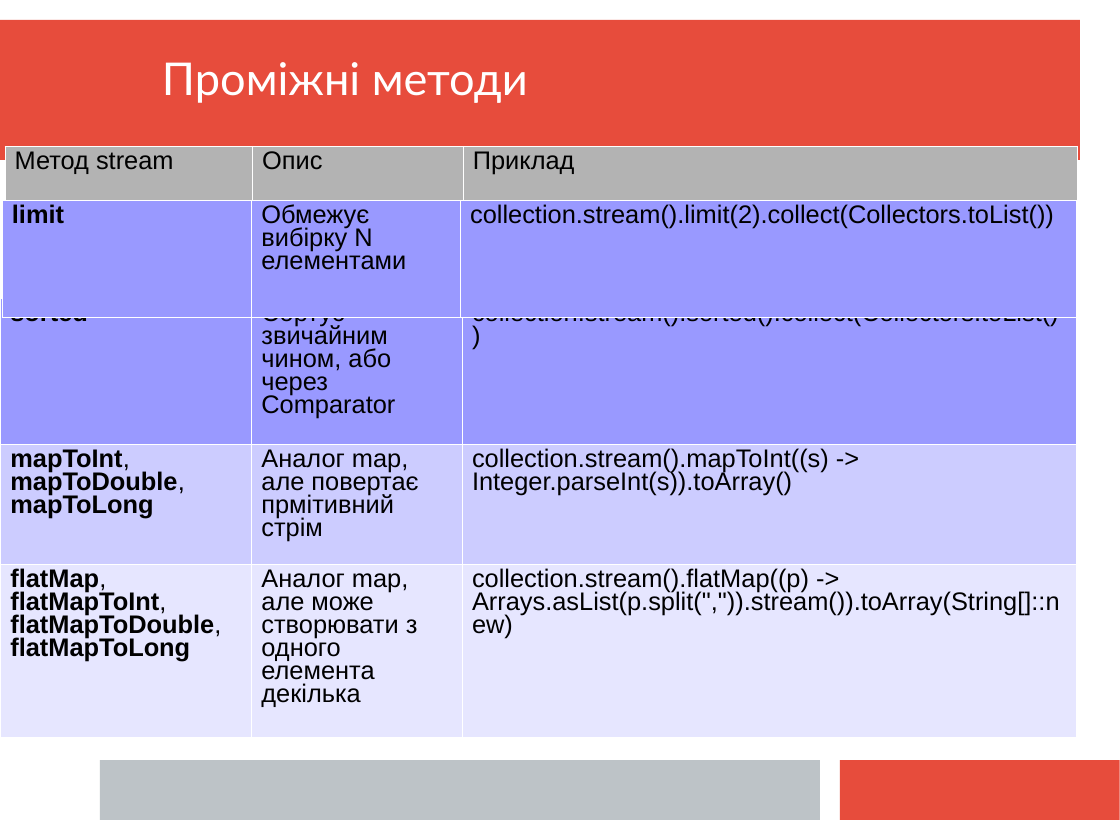
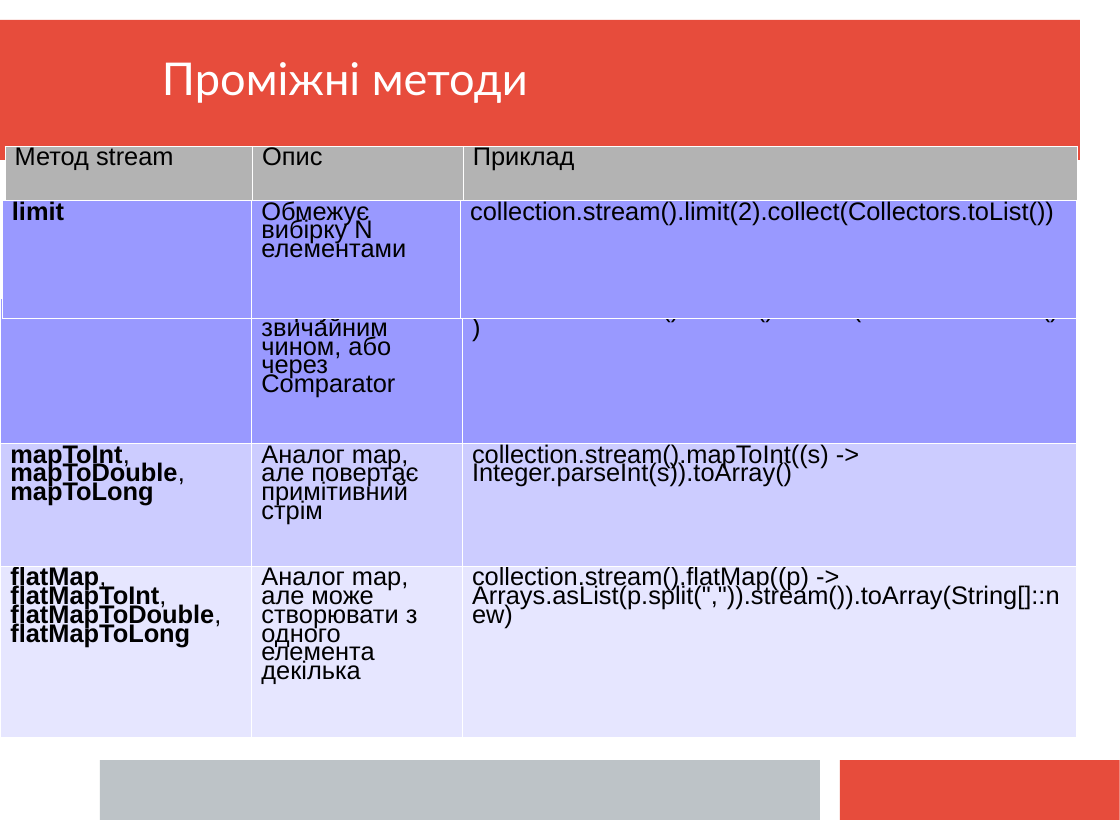
Before and after one commit to mecchmatProjects/JavaCourse, a slide deck: slide 44 of JavaTutorUkr9.ppt. Drawn at 1120x840 pixels with LibreOffice and Linux fonts; fonts in the diff are those of the drawing. Boxes give left, top, right and bottom in pixels: in the first picture for what was removed or moved away, otherwise in the second. Text is boxed around its words. In the diff, an @@ line names an element or a change of style, - is before the commit and + after.

```diff
--- a/JavaTutorUkr9.ppt
+++ b/JavaTutorUkr9.ppt
@@ table at bbox=[5, 146, 1077, 214] @@
@@ line spacing 0.81 to 0.66 @@
@@ table at bbox=[2, 200, 1076, 318] @@
@@ line spacing 0.81 to 0.66 @@
@@ table at bbox=[0, 298, 1076, 738] @@
-row 2, column 2: Аналог map, але повертає прмітивний стрім
+row 2, column 2: Аналог map, але повертає примітивний стрім
@@ line spacing 0.81 to 0.66 @@
```
Also in this commit, not shown: 24 other slides changed, 21 slides added.
